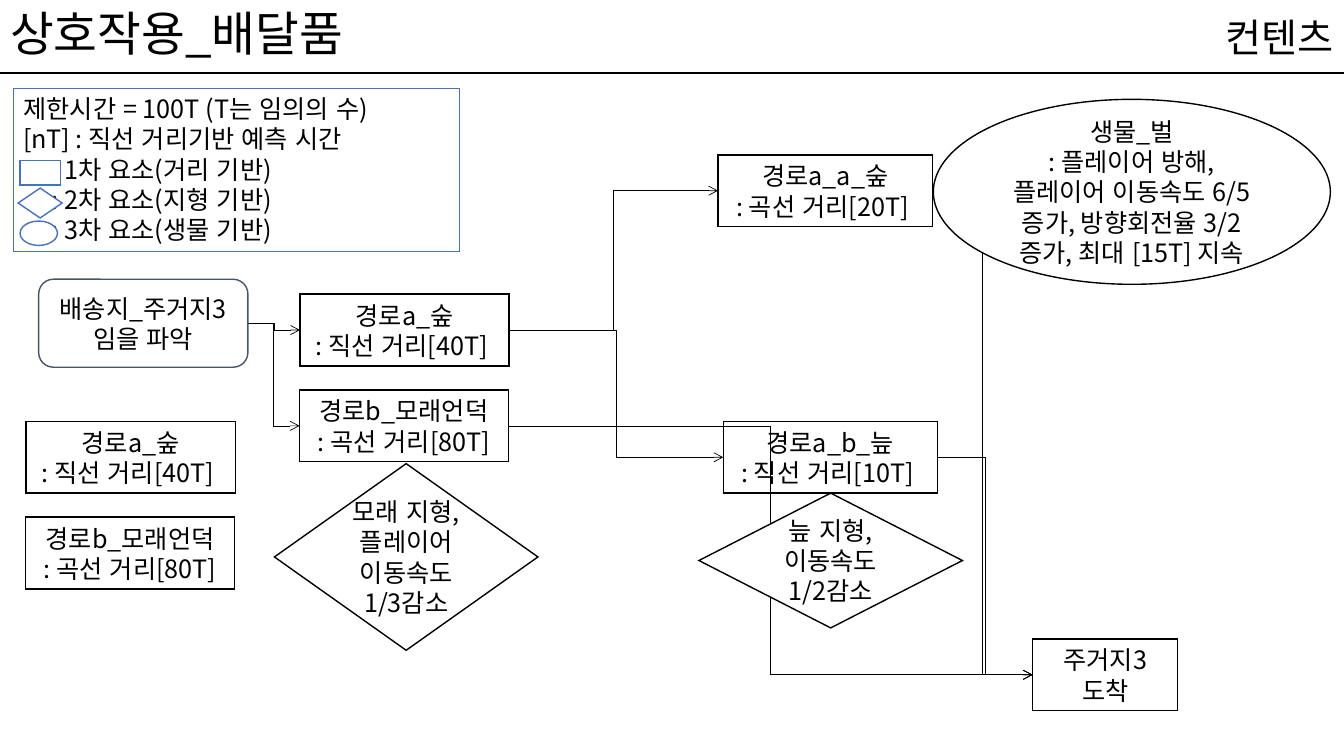
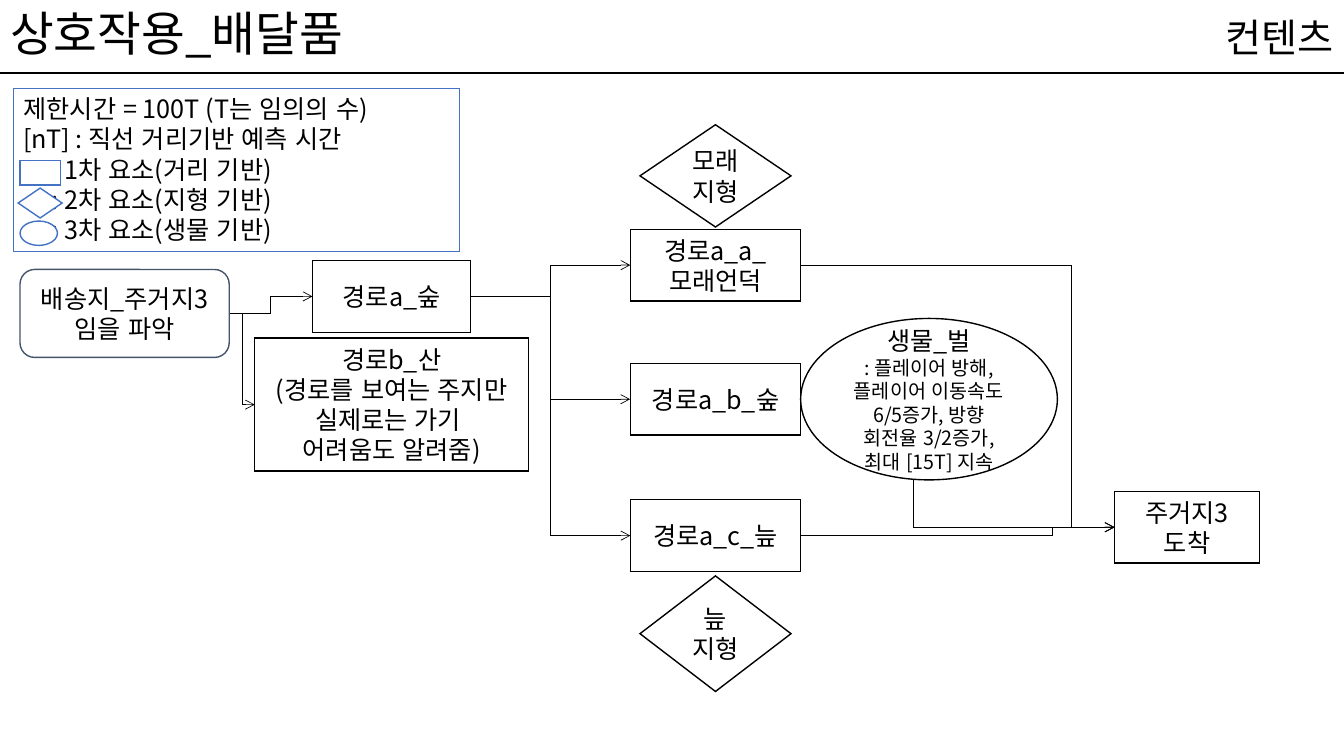
Before and after one commit to kwakyerin/2026_Graduation_Project, a slide deck: slide 14 of documents/HyunahKwon/design/designing/for_teammates/프로토타입_기획.pptx. Drawn at 1344x756 pixels with LibreOffice and Linux fonts; fonts in the diff are those of the drawing. Boxes give left, top, right and bottom in pixels: in the first picture for what was removed or moved away, otherwise in the second. Text is boxed around its words. In the diff, an @@ line names an element or a change of style, - is before the commit and + after.

Commit message:
용어 정리, 플로우 가독성 향상, 재작성, 경로 표시

```diff
--- a/documents/HyunahKwon/design/designing/for_teammates/프로토타입_기획.pptx
+++ b/documents/HyunahKwon/design/designing/for_teammates/프로토타입_기획.pptx
@@ diamond "모래 지형": place and size @@
-diamond "모래 지형" at (274,464,537,650)
+diamond "모래 지형" at (640,125,791,227)
@@ text in diamond at (692,149,738,203): text changed @@
-모래 지형,
-플레이어 이동속도 1/3감소
+모래 지형
@@ rectangle "경로a_a_ 모래언덕": place and size @@
-rectangle "경로a_a_ 모래언덕" at (718,155,933,227)
+rectangle "경로a_a_ 모래언덕" at (630,229,801,300)
@@ text in rectangle at (664,239,767,292): text changed @@
-경로a_a_숲
-: 곡선 거리[20T]
+경로a_a_
+모래언덕
@@ rounded rectangle "배송지_주거지3임을 파악": place and size @@
-rounded rectangle "배송지_주거지3임을 파악" at (38,279,248,367)
+rounded rectangle "배송지_주거지3임을 파악" at (20,269,230,357)
@@ rectangle "경로a_숲": place and size @@
-rectangle "경로a_숲" at (26,421,236,493)
+rectangle "경로a_숲" at (313,260,471,332)
@@ elbow arrow moved from (509, 330) - (718, 191) to (471, 296) - (630, 265) @@
@@ elbow arrow moved from (933, 191) - (1032, 675) to (801, 265) - (1115, 527) @@
@@ elbow arrow moved from (248, 324) - (299, 426) to (229, 314) - (313, 296) @@
@@ text in rectangle at (343,285,441,310): text changed @@
-경로a_숲
-: 직선 거리[40T]
+경로a_숲
@@ elbow arrow moved from (509, 330) - (724, 458) to (471, 296) - (630, 399) @@
@@ elbow arrow moved from (508, 426) - (1032, 675) to (471, 296) - (630, 535) @@
@@ elbow arrow moved from (248, 324) - (300, 330) to (229, 314) - (255, 404) @@
@@ ellipse "생물_벌 : 플레이어 방해, 플레이어 ...": place and size @@
-ellipse "생물_벌 : 플레이어 방해, 플레이어 ..." at (934,100,1331,285)
+ellipse "생물_벌 : 플레이어 방해, 플레이어 ..." at (801,319,1058,480)
@@ text in ellipse at (854,329,1004,474): text changed; size 18 to 14 pt @@
-생물_벌
-: 플레이어 방해,
-플레이어 이동속도 6/5증가, 방향회전율 3/2증가, 최대 [15T] 지속
+생물_벌
+: 플레이어 방해,
+플레이어 이동속도 6/5증가, 방향 회전율 3/2증가, 최대 [15T] 지속
@@ rectangle "경로b_산 (경로를 보여는 주지만 실제로는 ...": place and size @@
-rectangle "경로b_산 (경로를 보여는 주지만 실제로는 ..." at (26,517,235,589)
+rectangle "경로b_산 (경로를 보여는 주지만 실제로는 ..." at (255,338,529,471)
@@ text in rectangle at (276,348,508,464): text changed @@
-경로b_모래언덕
-: 곡선 거리[80T]
+경로b_산
+(경로를 보여는 주지만 실제로는 가기
+어려움도 알려줌)
@@ rectangle "경로a_b_숲": place and size @@
-rectangle "경로a_b_숲" at (300,294,510,366)
+rectangle "경로a_b_숲" at (630,363,801,435)
@@ text in rectangle at (652,388,779,413): text changed @@
-경로a_숲
-: 직선 거리[40T]
+경로a_b_숲
@@ elbow arrow added from (801, 399) to (1115, 527), #000000 0.5 pt @@
@@ rectangle removed at (724,421,938,493) @@
-경로a_b_늪
-: 직선 거리[10T]
@@ rectangle "경로a_c_늪": place and size @@
-rectangle "경로a_c_늪" at (299,390,508,462)
+rectangle "경로a_c_늪" at (630,500,801,572)
@@ rectangle "주거지3 도착": place and size @@
-rectangle "주거지3 도착" at (1032,639,1178,711)
+rectangle "주거지3 도착" at (1115,491,1260,563)
@@ text in rectangle at (653,524,778,549): text changed @@
-경로b_모래언덕
-: 곡선 거리[80T]
+경로a_c_늪
@@ elbow arrow moved from (938, 458) - (1032, 675) to (801, 535) - (1115, 527) @@
@@ diamond "늪 지형": place and size @@
-diamond "늪 지형" at (699,493,962,628)
+diamond "늪 지형" at (640,576,791,692)
@@ text in diamond at (692,607,738,660): text changed @@
-늪 지형, 이동속도 1/2감소
+늪 지형
```
Also in this commit, not shown: 3 other slides changed, 1 slide added, 1 other file.
